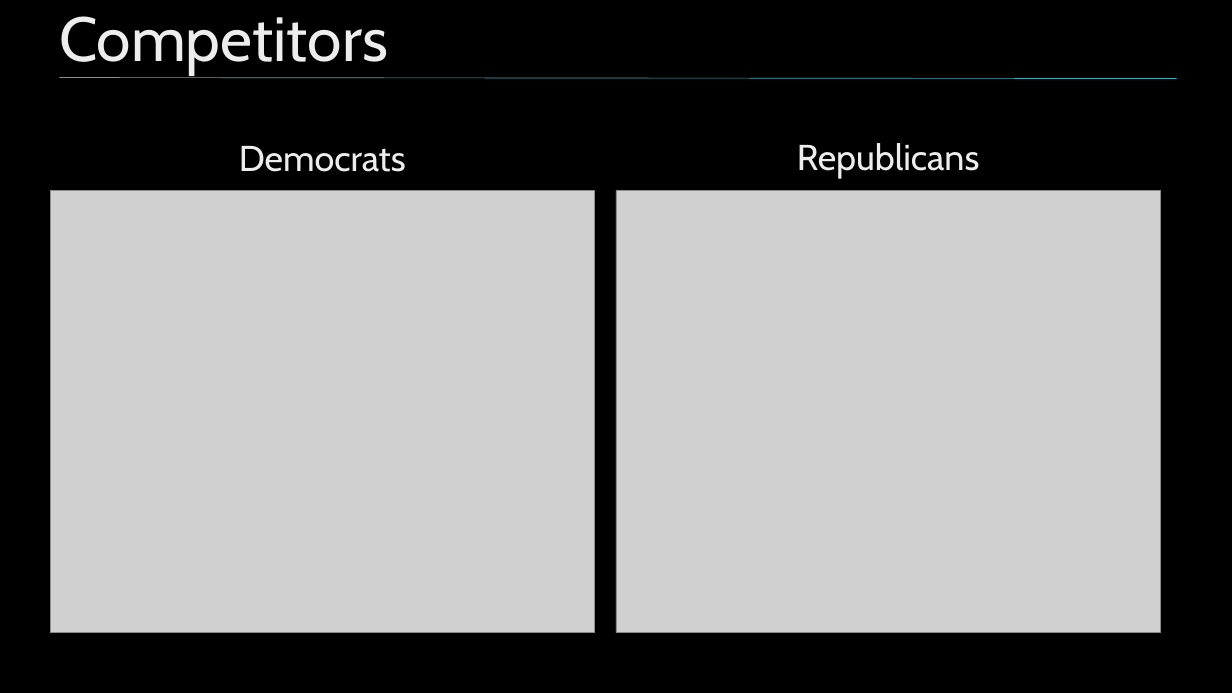
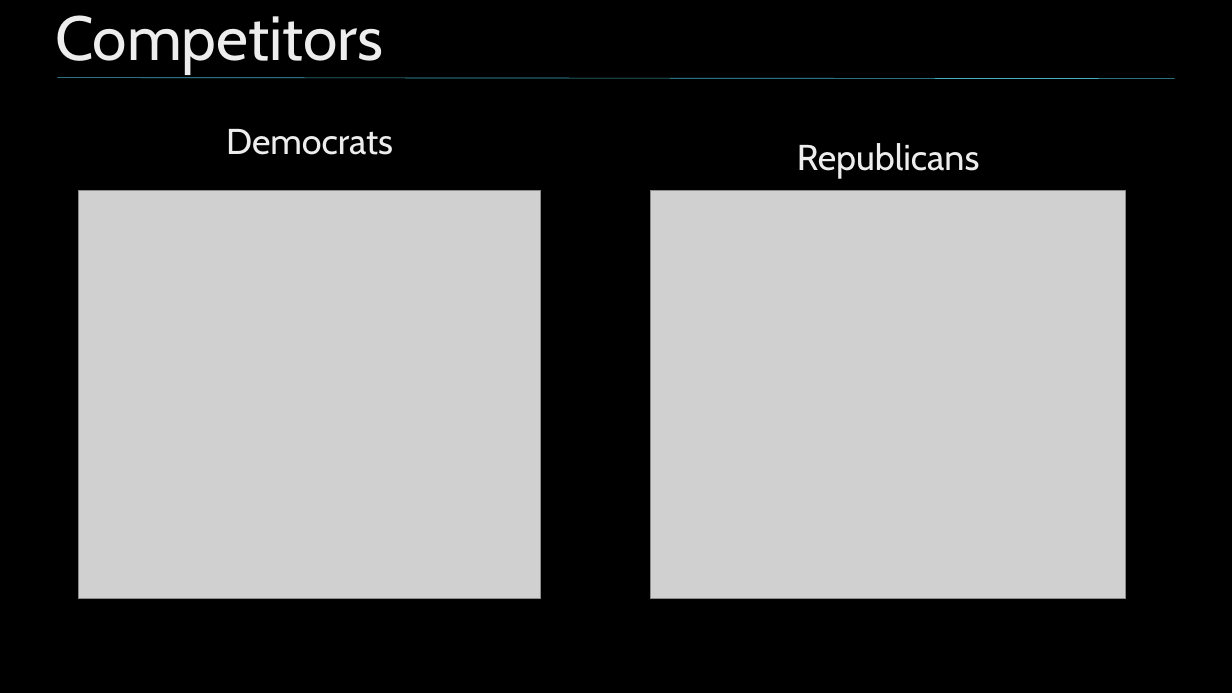
Before and after one commit to nycdatasci/bootcamp009_project, a slide deck: slide 16 of Project4-Capstone/MHD_Capstone/MHD_Twitter_Clustering.pptx (slide 18 before the commit). Drawn at 1232x693 pixels with LibreOffice and Linux fonts; fonts in the diff are those of the drawing; grey boxes stand for pictures; background and template pictures are left out. Boxes give left, top, right and bottom in pixels: in the first picture for what was removed or moved away, otherwise in the second. Text is boxed around its words. In the diff, an @@ line names an element or a change of style, - is before the commit and + after.

Commit message:
ppt

```diff
--- a/Project4-Capstone/MHD_Capstone/MHD_Twitter_Clustering.pptx
+++ b/Project4-Capstone/MHD_Capstone/MHD_Twitter_Clustering.pptx
@@ title "Competitors": place and size @@
-title "Competitors" at <box>59,16,387,75</box>
+title "Competitors" at <box>55,15,383,74</box>
@@ text "Democrats": place and size @@
-text "Democrats" at <box>239,146,406,172</box>
+text "Democrats" at <box>226,129,393,155</box>
@@ picture: place and size @@
-picture at <box>50,190,594,632</box>
+picture at <box>79,190,541,598</box>
@@ picture: place and size @@
-picture at <box>616,190,1161,632</box>
+picture at <box>651,190,1126,598</box>
```
Also in this commit, not shown: 2 other slides changed, 4 slides added, 5 slides removed, 1 other file.
